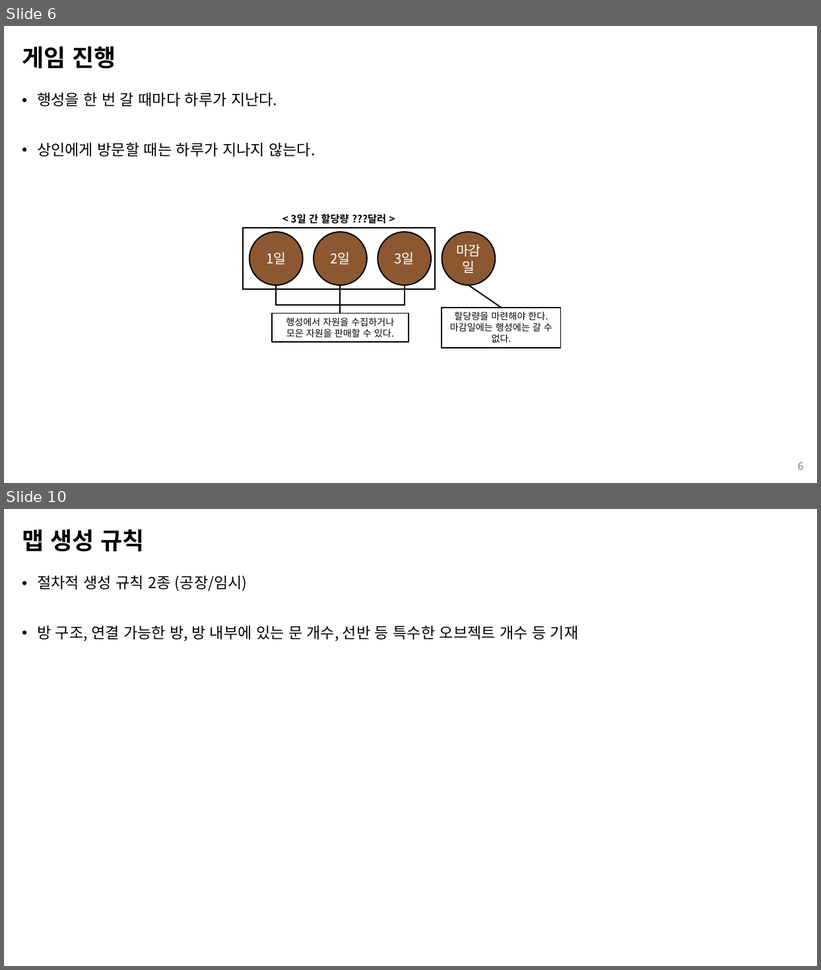
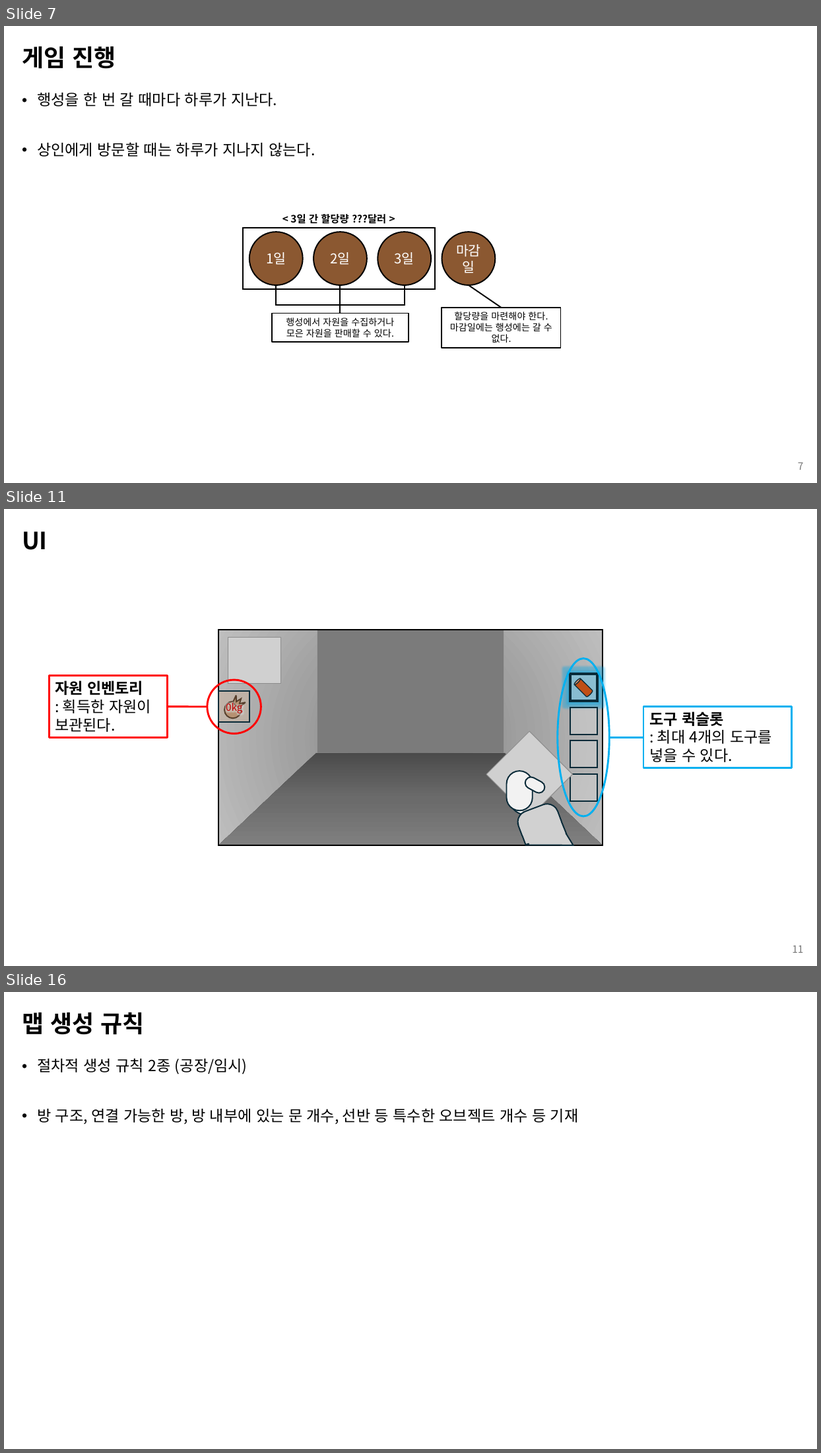
Before and after one commit to kimi5231/B1A2_project, a slide deck: 기획/SPACE ROBBER_기획서.pptx. Shown one above the other, each under a label of ours: slides 6 and 10 before the commit, slides 7, 11 and 16 after it; the slides between them are not shown. The pictures are 821x970 and 821x1453 pixels, drawn with LibreOffice and Linux fonts; fonts in the diff are those of the drawing; grey boxes stand for pictures. Boxes give left, top, right and bottom in pixels: in the first picture for what was removed or moved away, otherwise in the second. Text is boxed around its words. In the diff, an @@ line names an element or a change of style, - is before the commit and + after.

Commit message:
SPACE ROBBER_기획서 내용 추가
- 스캔 기능 추가, Control 표 수정
- 간단 UI 그림
- '인벤토리, 퀵슬롯' 추가
- ‘무게 시스템’ 추가
- **’친구 가방 열기‘ 기능 제외함**
- ‘플레이어 사망 시 컨트롤‘ 표에 추가
- ‘자원 수집‘ 추가

```diff
--- a/기획/SPACE ROBBER_기획서.pptx
+++ b/기획/SPACE ROBBER_기획서.pptx
@@ slide 11 added at bbox=[4, 509, 817, 966], background #FFFFFF @@
@@ title added at bbox=[22, 531, 48, 550], 28 pt, text #000000, bold @@
+UI
@@ ellipse added at bbox=[558, 658, 610, 817], outline #00B0F0 2.25 pt @@
@@ rectangle added at bbox=[49, 676, 168, 738], outline #FF0000 2.25 pt, 18 pt, text #000000 @@
+자원 인벤토리
+: 획득한 자원이 보관된다.
@@ ellipse added at bbox=[207, 680, 261, 733], outline #FF0000 2.25 pt @@
@@ line added from (207, 706) to (168, 706), #FF0000 2.25 pt @@
@@ rectangle added at bbox=[644, 706, 792, 768], outline #00B0F0 2.25 pt, 18 pt, text #000000 @@
+도구 퀵슬롯
+: 최대 4개의 도구를 넣을 수 있다.
@@ line added from (610, 738) to (644, 738), #00B0F0 2.25 pt @@
@@ group added at bbox=[218, 630, 603, 861]: 8 rectangles, 3 freeform shapes, 3 rounded rectangles, 2 pictures, 1 trapezoid, 1 cylinder, 1 arc (boxed as its full ellipse), 1 text @@
+0kg
@@ page number added at bbox=[792, 946, 803, 953], 12 pt, text #797979 @@
+11
@@ what was slide 6 is now slide 7 @@
@@ page number at bbox=[798, 463, 804, 470]: text changed @@
-6
+7
@@ what was slide 10 is now slide 16 @@
```
Also in this commit, not shown: 9 slides changed, 7 other slides added, 1 slide removed.
